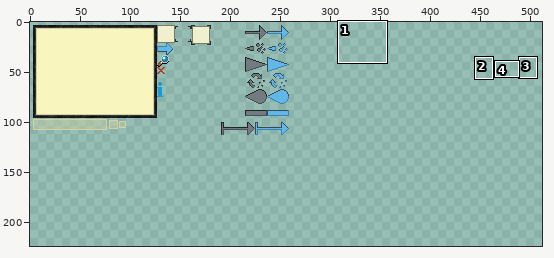
Two versions of one sprite sheet, F32-1.19.2/assets/ic2/textures/gui_sprites/items/wiki/book_components.png. The first picture is a wide view before the edit; the outline marks the close-up.
Close-up. Before:
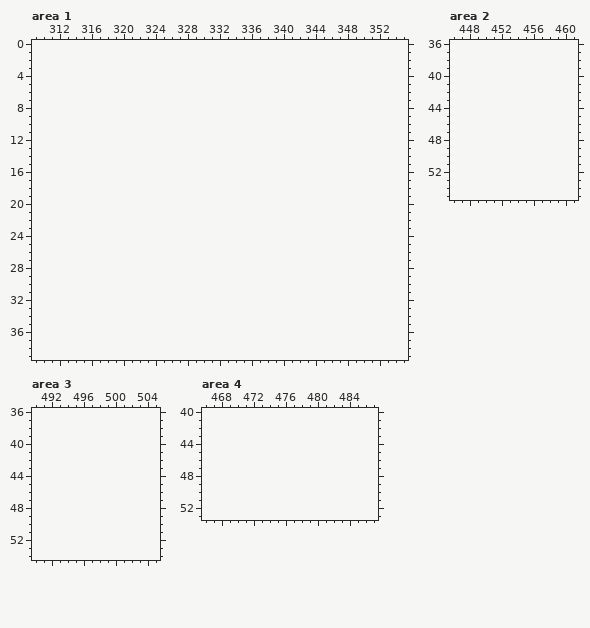
The file is 256x256 pixels. Colours within 5 levels of each other are drawn and written as one. Shown: area 1: x 309..355, y 0..39; area 2: x 446..461, y 36..55; area 3: x 490..505, y 36..54; area 4: x 466..487, y 40..53. The old version is drawn lined up with the new one, on the new canvas. The wide view leaves out empty margins. The commit also changed other parts of the picture, which this record leaves out.
Now the later version:
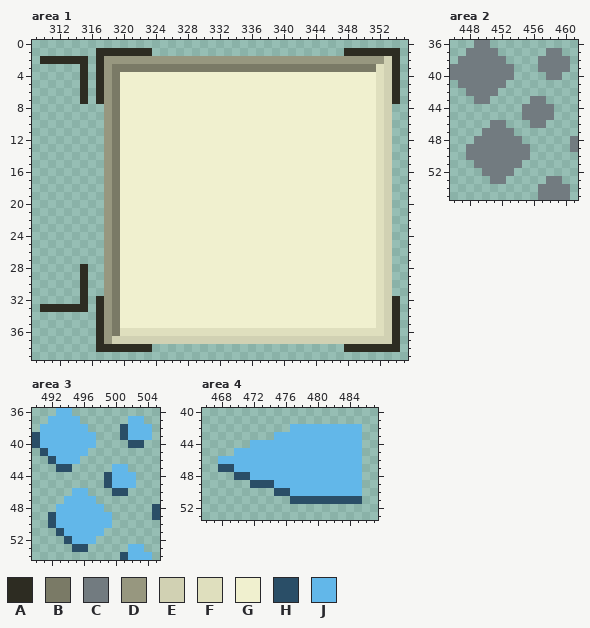
Palette (. is transparent): A #2d2c22  B #7a7a66  C #727b80  D #97977f  E #d1d1b3  F #dfdfbe  G #f0f0cf  H #2a4e67  J #62b7e9
Change:
canvas 256x256 -> 512x512, the old top-left corner now at 3,3
Area 1:
The author put colour A in row 1 at x 317 to 323 and 348 to 354; in row 2 at x 310 to 315, 317 and 354; in rows 3 to 7 at x 315, 317 and 354; in rows 28 to 31 at x 315; in row 32 at x 315, 317 and 354; in row 33 at x 310 to 315, 317 and 354.
The author put colour A in rows 34 to 37 at x 317 and 354; in row 38 at x 317 to 323 and 348 to 354.
The author put colour B in row 3 at x 319 to 351; in rows 4 to 36 at x 319.
The author put colour D in row 2 at x 318 to 352; in rows 3 to 37 at x 318.
The author put colour E in rows 2 to 36 at x 353; in row 37 at x 319 to 353.
The author put colour F in rows 3 to 35 at x 352; in row 36 at x 320 to 352.
The author put colour G in rows 4 to 35 at x 320 to 351.
Area 2:
The author put colour C in row 36 at x 449 to 450; in row 37 at x 448 to 451 and 458 to 459; in row 38 at x 447 to 452 and 457 to 460; in row 39 at x 446 to 453 and 457 to 460; in row 40 at x 446 to 453 and 458 to 459; in row 41 at x 447 to 452.
The author put colour C in row 42 at x 448 to 451; in row 43 at x 449 to 450 and 456 to 457; in rows 44 to 45 at x 455 to 458; in row 46 at x 451 to 452 and 456 to 457; in row 47 at x 450 to 453; in row 48 at x 449 to 454 and 461.
The author put colour C in row 49 at x 448 to 455 and 461; in row 50 at x 448 to 455; in row 51 at x 449 to 454; in row 52 at x 450 to 453; in row 53 at x 451 to 452 and 458 to 459; in rows 54 to 55 at x 457 to 460.
Area 3:
The author put colour H in row 38 at x 501; in row 39 at x 490 and 501; in row 40 at x 490 and 502 to 503; in row 41 at x 491; in row 42 at x 492; in row 43 at x 493 to 494.
The author put colour H in rows 44 to 45 at x 499; in row 46 at x 500 to 501; in row 48 at x 505; in row 49 at x 492 and 505; in row 50 at x 492; in row 51 at x 493.
The author put colour H in row 52 at x 494; in row 53 at x 495 to 496; in row 54 at x 501.
The author put colour J in row 36 at x 493 to 494; in row 37 at x 492 to 495 and 502 to 503; in row 38 at x 491 to 496 and 502 to 504; in row 39 at x 491 to 497 and 502 to 504; in row 40 at x 491 to 497; in row 41 at x 492 to 496.
The author put colour J in row 42 at x 493 to 495; in row 43 at x 500 to 501; in rows 44 to 45 at x 500 to 502; in row 46 at x 495 to 496; in row 47 at x 494 to 497; in row 48 at x 493 to 498.
The author put colour J in rows 49 to 50 at x 493 to 499; in row 51 at x 494 to 498; in row 52 at x 495 to 497; in row 53 at x 502 to 503; in row 54 at x 502 to 504.
Area 4:
The author put colour H in row 47 at x 468 to 469; in row 48 at x 470 to 471; in row 49 at x 472 to 474; in row 50 at x 475 to 476; in row 51 at x 477 to 485.
The author put colour J in row 42 at x 477 to 485; in row 43 at x 475 to 485; in row 44 at x 472 to 485; in row 45 at x 470 to 485; in row 46 at x 468 to 485; in row 47 at x 470 to 485.
The author put colour J in row 48 at x 472 to 485; in row 49 at x 475 to 485; in row 50 at x 477 to 485.
Changed places in both close-ups, as pixel boxes (x1, y1, x2, y2):
added: (40, 48, 400, 352)
added: (450, 40, 578, 200)
added: (32, 408, 160, 560)
added: (218, 424, 362, 504)
